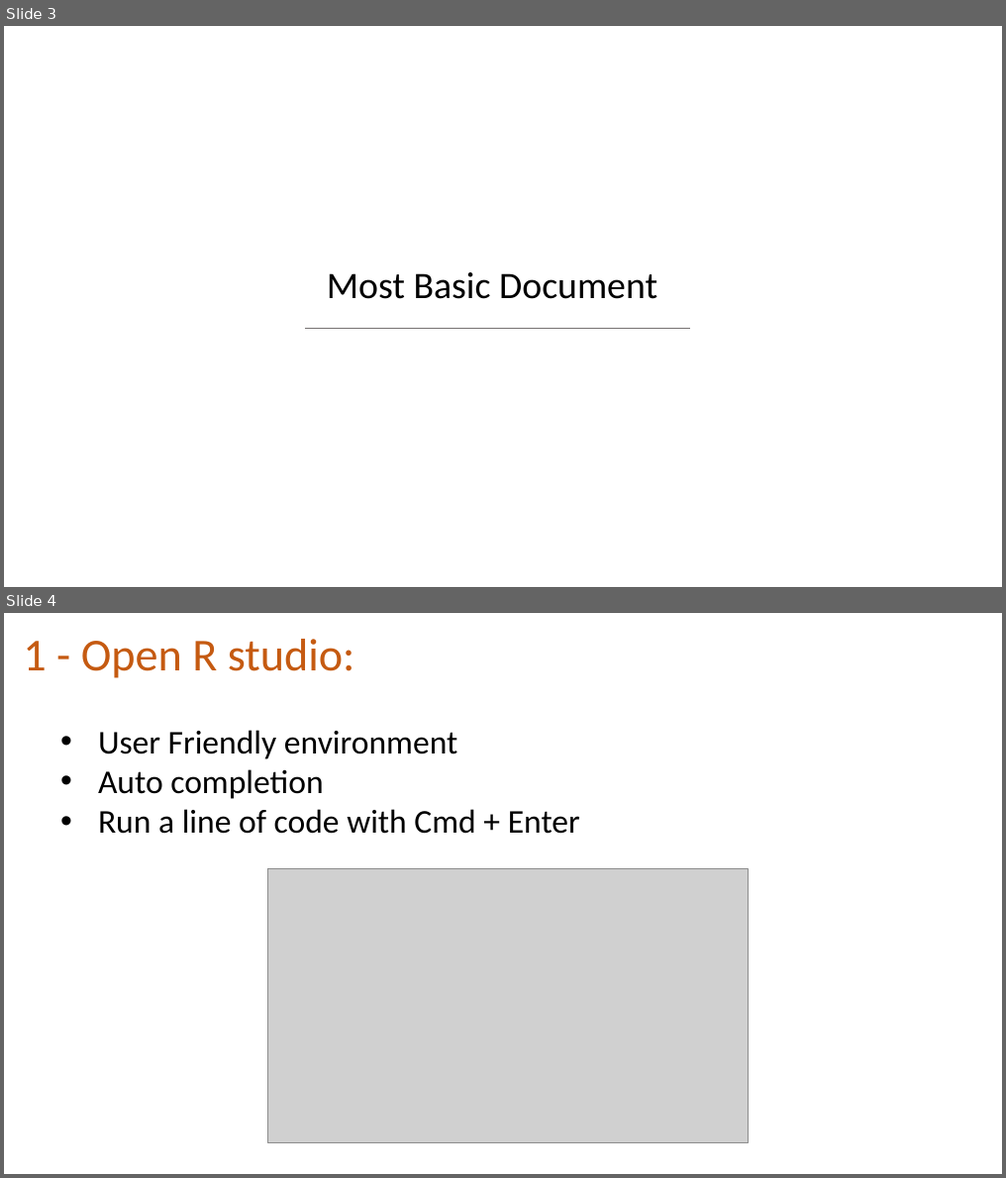
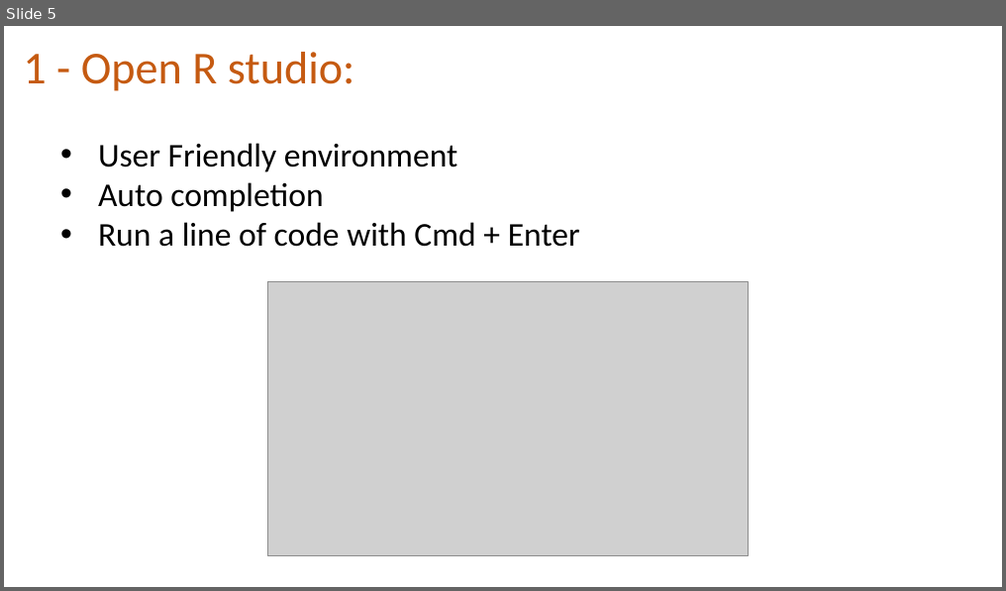
Before and after one commit to holtzy/Teaching, a slide deck: Intro_Github.pptx. Shown one above the other, each under a label of ours: slides 3 and 4 before the commit, slide 5 after it. The pictures are 1006x1178 and 1006x591 pixels, drawn with LibreOffice and Linux fonts; fonts in the diff are those of the drawing; grey boxes stand for pictures; background and template pictures are left out. Boxes give left, top, right and bottom in pixels: in the first picture for what was removed or moved away, otherwise in the second. Text is boxed around its words. In the diff, an @@ line names an element or a change of style, - is before the commit and + after.

```diff
--- a/Intro_Github.pptx
+++ b/Intro_Github.pptx
@@ slide 3 removed at [4, 26, 1002, 587], background picture (left out) @@
@@ text removed at [327, 273, 657, 299] @@
-Most Basic Document
@@ line removed from (305, 328) to (690, 328) @@
@@ what was slide 4 is now slide 5 @@
```
Also in this commit, not shown: 1 slide changed, 3 slides added, 1 other slide removed.
